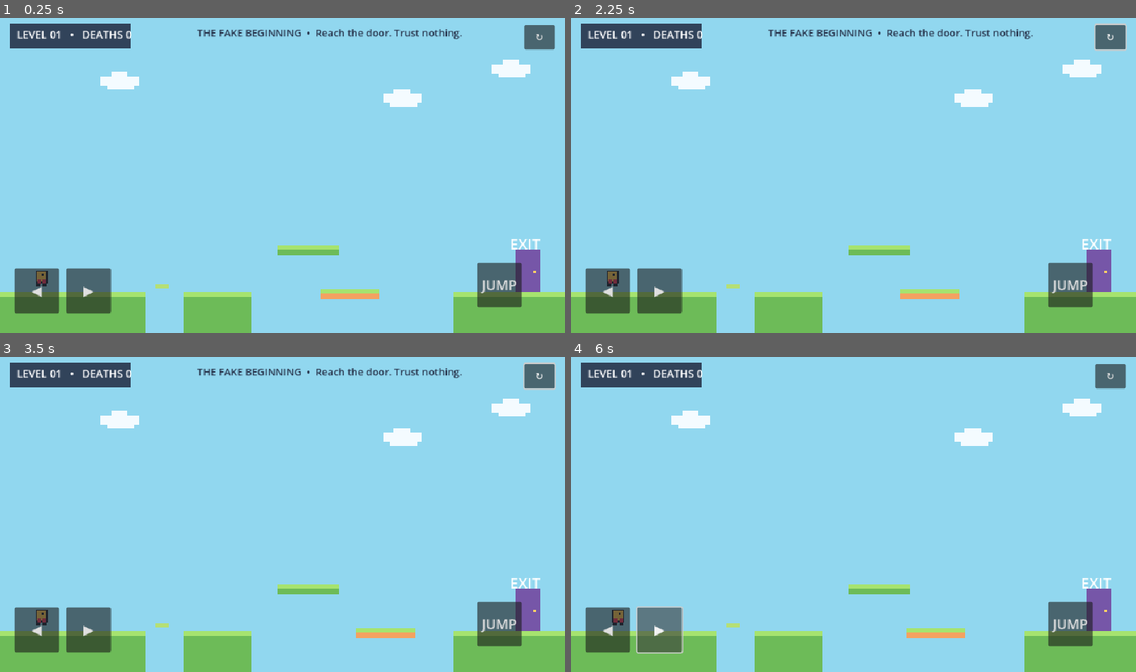
Above: before the commit, frames 1-4 (two rows, left to right).
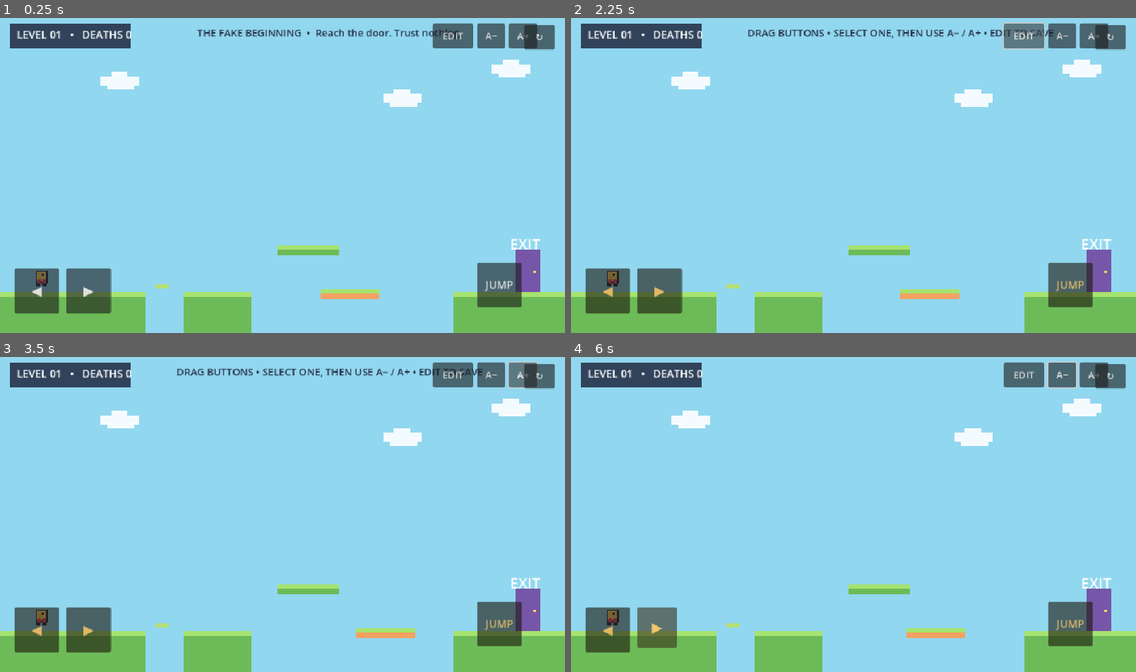
Above: after the commit, the same moments.

Repository: ishak6/PixelQuest-2D
Game: Godot game, scene res://scenes/main.tscn
Two runs of this game, one before a commit and one after it. Both use one fixed random seed, a clock stepped at 60 frames per second and the inputs below.
Inputs (mouse positions are in pixels of both pictures, inside the frame that each line leads up to):
- Up to frame 1 (0.25 s): no input
- Up to frame 2 (2.25 s): click "JUMP" at 0.5 s; click "↻" at 1.25 s; click (1023, 36) at 2 s, where only the run after the commit has a clickable "EDIT"
- Up to frame 3 (3.5 s): click (519, 375) at 2.75 s, where only the run after the commit has a clickable "A+"
- Up to frame 4 (6 s): click "◀" at 3.5 s; click "▶" at 4.25 s; click (1062, 375) at 5 s, where only the run after the commit has a clickable "A−"; click "▶" at 5.75 s

The runs differ from the first frame. In frame 1, 1.5% of the frame differs, in the area x 76-96%, y 1-88%; in frame 2, 2.4%, in the area x 5-99%, y 1-89%; in frame 3, 2.4%; in frame 4, 2.2%.

Commit message:
Add movable and resizable saved touch controls

Diff:
--- a/scripts/main.gd
+++ b/scripts/main.gd
@@ -22,6 +22,14 @@
 var right_held := false
 var jump_held := false
 var audio_player: AudioStreamPlayer
+var control_buttons: Dictionary = {}
+var control_positions: Dictionary = {}
+var control_sizes: Dictionary = {}
+var control_edit_mode := false
+var selected_control := ""
+var dragging_control := ""
+var drag_offset := Vector2.ZERO
+var control_config := ConfigFile.new()
 
 func _ready() -> void:
     _setup_input()
@@ -48,6 +56,7 @@
 func _physics_process(_delta: float) -> void:
     if not is_instance_valid(player):
         return
+    player.move_input = float(right_held) - float(left_held)
     if player.global_position.y > 650:
         _player_died()
     if player.global_position.x > 910 and player.global_position.y < 460:
@@ -223,9 +232,28 @@
     message_label.add_theme_color_override("font_color", Color("#26324a"))
     ui_layer.add_child(message_label)
 
-    _touch_button("◀", Vector2(24, 430), "move_left", true)
-    _touch_button("▶", Vector2(112, 430), "move_right", true)
-    _touch_button("JUMP", Vector2(810, 420), "jump", true)
+    _load_control_layout()
+    _touch_button("◀", Vector2(24, 430), "move_left")
+    _touch_button("▶", Vector2(112, 430), "move_right")
+    _touch_button("JUMP", Vector2(810, 420), "jump")
+    var edit_button := Button.new()
+    edit_button.text = "EDIT"
+    edit_button.position = Vector2(735, 14)
+    edit_button.size = Vector2(68, 42)
+    edit_button.pressed.connect(_toggle_control_editor)
+    ui_layer.add_child(edit_button)
+    var smaller := Button.new()
+    smaller.text = "A−"
+    smaller.position = Vector2(810, 14)
+    smaller.size = Vector2(48, 42)
+    smaller.pressed.connect(func(): _resize_selected_control(-8.0))
+    ui_layer.add_child(smaller)
+    var larger := Button.new()
+    larger.text = "A+"
+    larger.position = Vector2(864, 14)
+    larger.size = Vector2(48, 42)
+    larger.pressed.connect(func(): _resize_selected_control(8.0))
+    ui_layer.add_child(larger)
     var restart_button := Button.new()
     restart_button.text = "↻"
     restart_button.position = Vector2(890, 16)
@@ -233,15 +261,91 @@
     restart_button.pressed.connect(_restart_level)
     ui_layer.add_child(restart_button)
 
-func _touch_button(caption: String, pos: Vector2, action: String, _hold: bool) -> void:
+func _touch_button(caption: String, pos: Vector2, action: String) -> void:
     var button := Button.new()
     button.text = caption
-    button.position = pos
-    button.size = Vector2(76, 76)
-    button.add_theme_font_size_override("font_size", 23)
-    button.button_down.connect(func(): Input.action_press(action))
-    button.button_up.connect(func(): Input.action_release(action))
+    button.position = control_positions.get(action, pos)
+    var button_size: float = control_sizes.get(action, 76.0)
+    button.size = Vector2(button_size, button_size)
+    button.add_theme_font_size_override("font_size", 23 if action != "jump" else 18)
+    button.focus_mode = Control.FOCUS_NONE
+    button.button_down.connect(func(): _set_touch_action(action, true))
+    button.button_up.connect(func(): _set_touch_action(action, false))
+    button.gui_input.connect(_on_control_gui_input.bind(button, action))
+    control_buttons[action] = button
     ui_layer.add_child(button)
+
+func _set_touch_action(action: String, pressed: bool) -> void:
+    if control_edit_mode:
+        return
+    match action:
+        "move_left":
+            left_held = pressed
+        "move_right":
+            right_held = pressed
+        "jump":
+            if pressed and not jump_held and is_instance_valid(player):
+                player.jump_requested = true
+            jump_held = pressed
+
+func _toggle_control_editor() -> void:
+    control_edit_mode = not control_edit_mode
+    left_held = false
+    right_held = false
+    jump_held = false
+    selected_control = ""
+    dragging_control = ""
+    for action in control_buttons:
+        var button: Button = control_buttons[action]
+        button.modulate = Color(1.0, 0.82, 0.45, 1.0) if control_edit_mode else Color.WHITE
+    _show_message("DRAG BUTTONS • SELECT ONE, THEN USE A− / A+ • EDIT TO SAVE" if control_edit_mode else "CONTROLS SAVED", 2.5)
+    if not control_edit_mode:
+        _save_control_layout()
+
+func _resize_selected_control(amount: float) -> void:
+    if not control_edit_mode or selected_control == "":
+        return
+    var button: Button = control_buttons[selected_control]
+    var new_size: float = clampf(button.size.x + amount, 44.0, 150.0)
+    button.size = Vector2(new_size, new_size)
+    control_sizes[selected_control] = new_size
+    _save_control_layout()
+
+func _on_control_gui_input(event: InputEvent, button: Button, action: String) -> void:
+    if not control_edit_mode:
+        return
+    if event is InputEventMouseButton and event.button_index == MOUSE_BUTTON_LEFT:
+        if event.pressed:
+            selected_control = action
+            dragging_control = action
+            drag_offset = button.position - get_viewport().get_mouse_position()
+        elif dragging_control == action:
+            dragging_control = ""
+            _save_control_layout()
+        button.accept_event()
+    elif event is InputEventMouseMotion and dragging_control == action:
+        var viewport_size := get_viewport().get_visible_rect().size
+        var new_pos := get_viewport().get_mouse_position() + drag_offset
+        button.position = Vector2(clampf(new_pos.x, 0.0, viewport_size.x - button.size.x), clampf(new_pos.y, 0.0, viewport_size.y - button.size.y))
+        control_positions[action] = button.position
+        button.accept_event()
+
+func _load_control_layout() -> void:
+    control_config.load("user://pixel_quest_controls.cfg")
+    for action in ["move_left", "move_right", "jump"]:
+        var saved_position = control_config.get_value("controls", action + "_position", null)
+        if saved_position is Vector2:
+            control_positions[action] = saved_position
+        control_sizes[action] = float(control_config.get_value("controls", action + "_size", 76.0))
+
+func _save_control_layout() -> void:
+    for action in control_buttons:
+        var button: Button = control_buttons[action]
+        control_positions[action] = button.position
+        control_sizes[action] = button.size.x
+        control_config.set_value("controls", action + "_position", button.position)
+        control_config.set_value("controls", action + "_size", button.size.x)
+    control_config.save("user://pixel_quest_controls.cfg")
 
 func _spawn_player() -> void:
     player = PLAYER_SCRIPT.new() as PQPlayer
@@ -286,6 +390,9 @@
     _restart_level(false)
 
 func _restart_level(reset_deaths := false) -> void:
+    left_held = false
+    right_held = false
+    jump_held = false
     if reset_deaths:
         deaths = 0
     if is_instance_valid(player):
